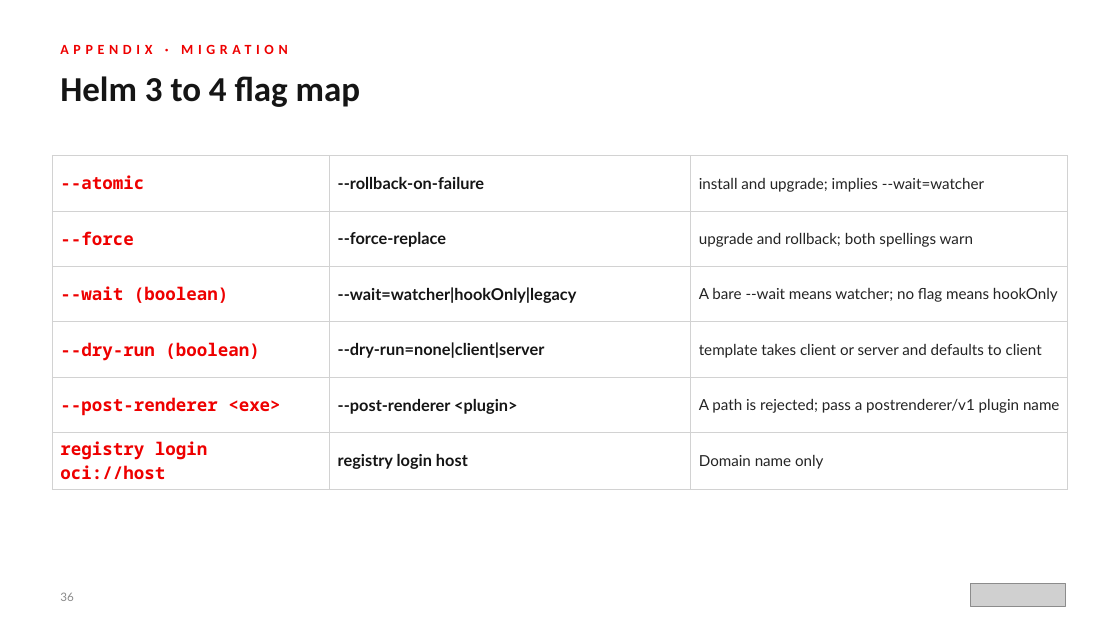
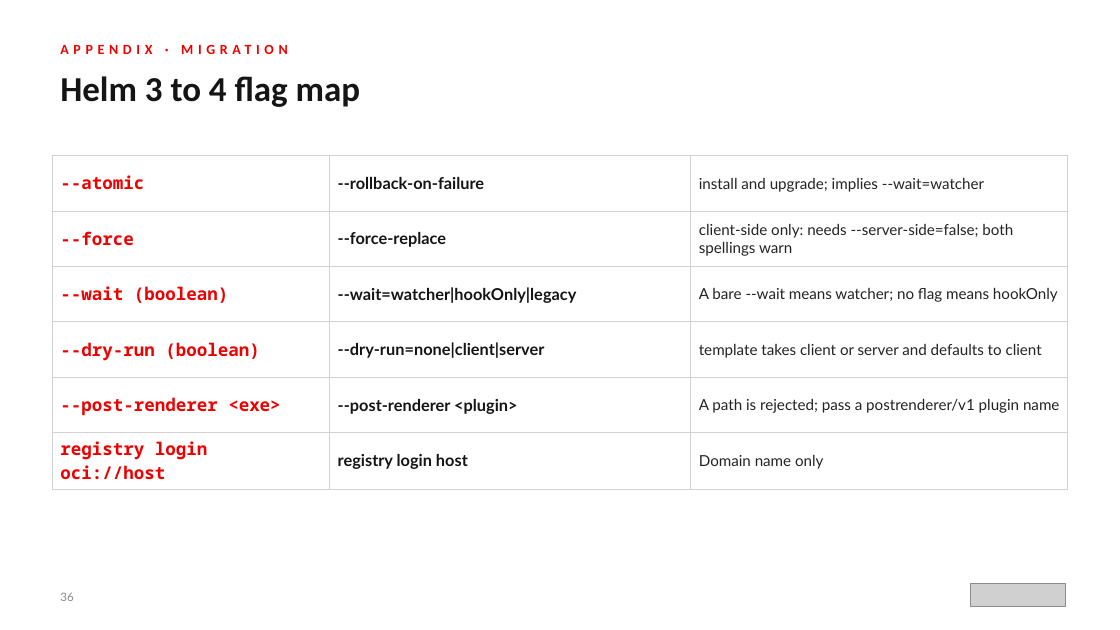
Before and after one commit to patterncatalyst/helm-for-developers, a slide deck: slide 36 of presentation/helm-101/Helm-101-r1.0.pptx. Drawn at 1120x630 pixels with LibreOffice and Linux fonts; fonts in the diff are those of the drawing; grey boxes stand for pictures. Boxes give left, top, right and bottom in pixels: in the first picture for what was removed or moved away, otherwise in the second. Text is boxed around its words. In the diff, an @@ line names an element or a change of style, - is before the commit and + after.

Commit message:
fix(r1.0): align SSA, force-replace, take-ownership, server dry-run wording; podman push; deck polish; reconciliation plan

```diff
--- a/presentation/helm-101/Helm-101-r1.0.pptx
+++ b/presentation/helm-101/Helm-101-r1.0.pptx
@@ table at box(52, 155, 1068, 488) @@
-row 2, column 3: upgrade and rollback; both spellings warn
+row 2, column 3: client-side only: needs --server-side=false; both spellings warn
```
Also in this commit, not shown: 1 other slide changed, 44 other files.
